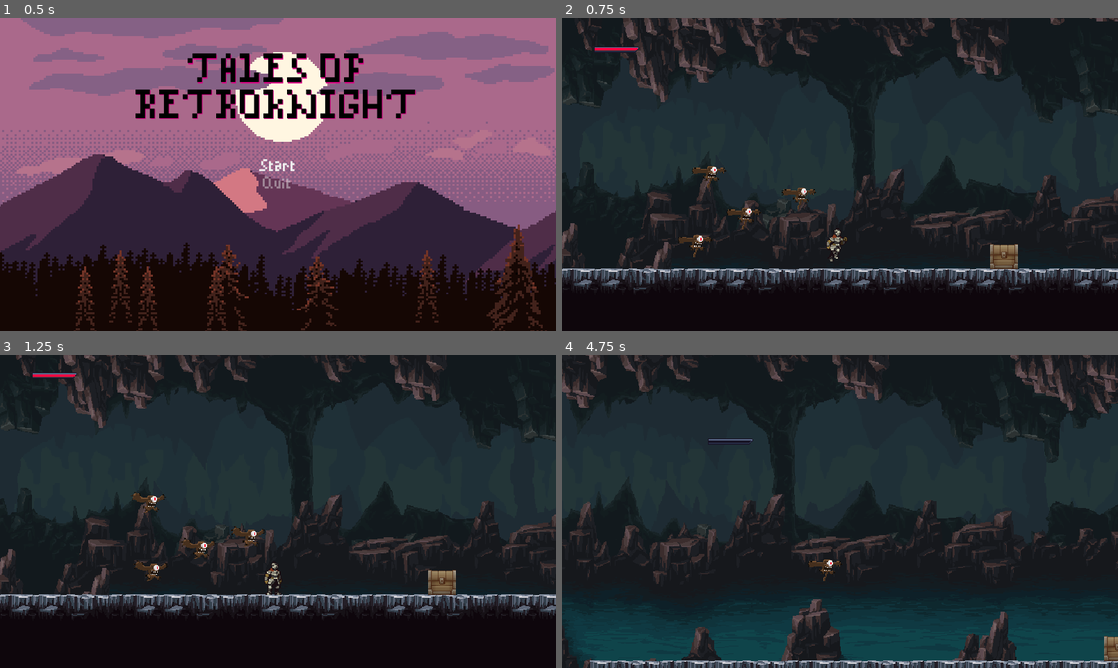
Above: before the commit, frames 1-4 (two rows, left to right).
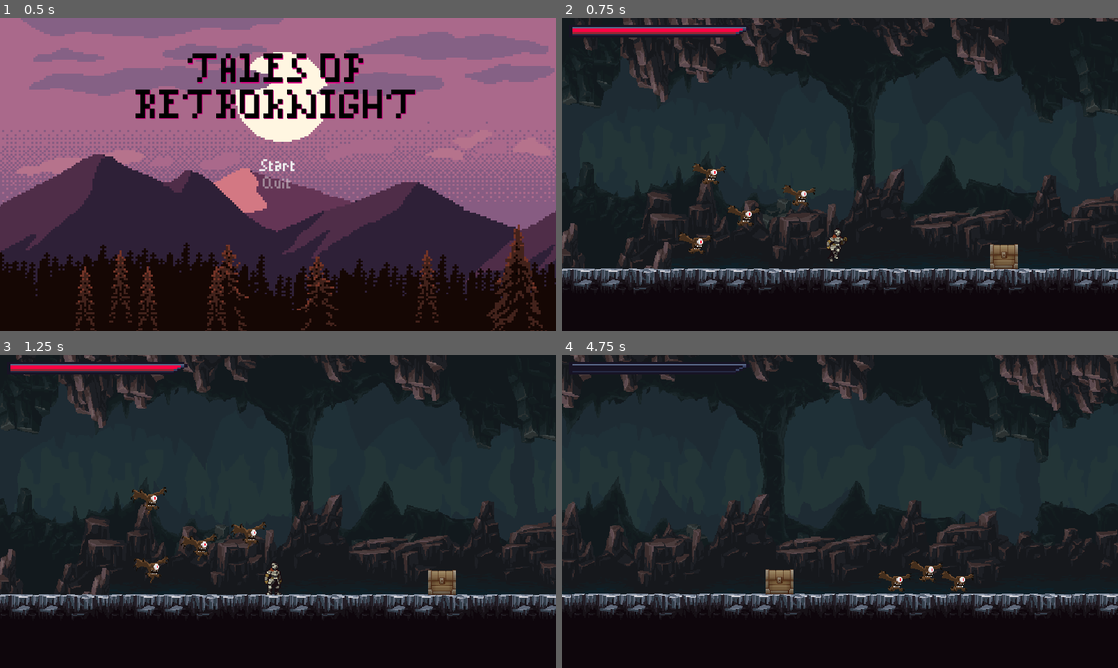
Above: after the commit, the same moments.

Repository: Astrol99/RetroKnight
Game: Godot game, scene res://scenes/MainMenu.tscn
Two runs of this game, one before a commit and one after it. Both use one fixed random seed, a clock stepped at 60 frames per second and the inputs below.
Inputs (mouse positions are in pixels of both pictures, inside the frame that each line leads up to):
- Up to frame 1 (0.5 s): no input
- Up to frame 2 (0.75 s): click "Start" at 0.5 s
- Up to frame 3 (1.25 s): no input
- Up to frame 4 (4.75 s): move the mouse to (962, 495) at 1.27 s; hold Right (ui_right) 1.28-2.78 s; click (962, 495) at 1.35 s; tap Up (ui_up) at 1.52, 2.27, 3.77, 4.52 s; move the mouse to (728, 527) at 2.02 s; tap Shift (roll) at 2.1, 3.6 s; move the mouse to (895, 442) at 2.77 s; hold Left (ui_left) 2.78-3.53 s; click (895, 442) at 2.85 s; move the mouse to (812, 574) at 3.52 s; hold Right (ui_right) from 3.53 s (still down); move the mouse to (1006, 558) at 4.27 s; click (1006, 558) at 4.35 s

Frame 1 is identical in both runs. In frame 2, 1.6% of the frame differs, in the area x 1-46%, y 2-77%; in frame 3, 1.7%; in frame 4, 30%, in the area x 0-100%, y 0-100%.

Commit message:
Fixed camera to not reset to origin when player dies and fixed UI to follow camera

Diff:
--- a/scenes/Flying Eye.tscn
+++ b/scenes/Flying Eye.tscn
@@ -155,7 +155,7 @@
 [node name="AnimatedSprite" type="AnimatedSprite" parent="."]
 frames = SubResource( 25 )
 animation = "flight"
-frame = 6
+frame = 2
 speed_scale = 2.0
 playing = true
 
--- a/scenes/World.tscn
+++ b/scenes/World.tscn
@@ -848,32 +848,39 @@
 format = 1
 tile_data = PoolIntArray( 983082, 53, 0, 983083, 53, 0, 1048619, 53, 0, 1048620, 53, 0, 1114156, 53, 0, 1179688, 53, 0, …(5777 unchanged characters)…
 
+[node name="Flying Eye" parent="." instance=ExtResource( 8 )]
+position = Vector2( 336, 288 )
+
+[node name="Flying Eye2" parent="." instance=ExtResource( 8 )]
+position = Vector2( 400, 264 )
+
+[node name="Flying Eye3" parent="." instance=ExtResource( 8 )]
+position = Vector2( 296, 240 )
+
+[node name="Flying Eye4" parent="." instance=ExtResource( 8 )]
+position = Vector2( 280, 320 )
+
 [node name="Chest" parent="." instance=ExtResource( 2 )]
 position = Vector2( 640, 320 )
 
-[node name="Flying Eye" parent="." instance=ExtResource( 8 )]
-position = Vector2( 336, 288 )
-
-[node name="Flying Eye2" parent="." instance=ExtResource( 8 )]
-position = Vector2( 400, 264 )
-
-[node name="Flying Eye3" parent="." instance=ExtResource( 8 )]
-position = Vector2( 296, 240 )
-
-[node name="Flying Eye4" parent="." instance=ExtResource( 8 )]
-position = Vector2( 280, 320 )
-
 [node name="Player" parent="." instance=ExtResource( 3 )]
 position = Vector2( 451, 317 )
 
-[node name="Camera2D" type="Camera2D" parent="Player"]
+[node name="RemoteTransform2D" type="RemoteTransform2D" parent="Player"]
+remote_path = NodePath("../../Camera2D")
+
+[node name="Camera2D" type="Camera2D" parent="."]
+position = Vector2( 451, 317 )
 offset = Vector2( 0, -75 )
 current = true
 process_mode = 0
 smoothing_enabled = true
 
-[node name="HealthUI" parent="." instance=ExtResource( 9 )]
-margin_left = 168.0
-margin_top = 96.0
-margin_right = 224.0
-margin_bottom = 104.0
+[node name="CanvasLayer" type="CanvasLayer" parent="."]
+
+[node name="HealthUI" parent="CanvasLayer" instance=ExtResource( 9 )]
+margin_left = 8.0
+margin_top = 8.0
+margin_right = 64.0
+margin_bottom = 16.0
+rect_scale = Vector2( 4, 2 )
